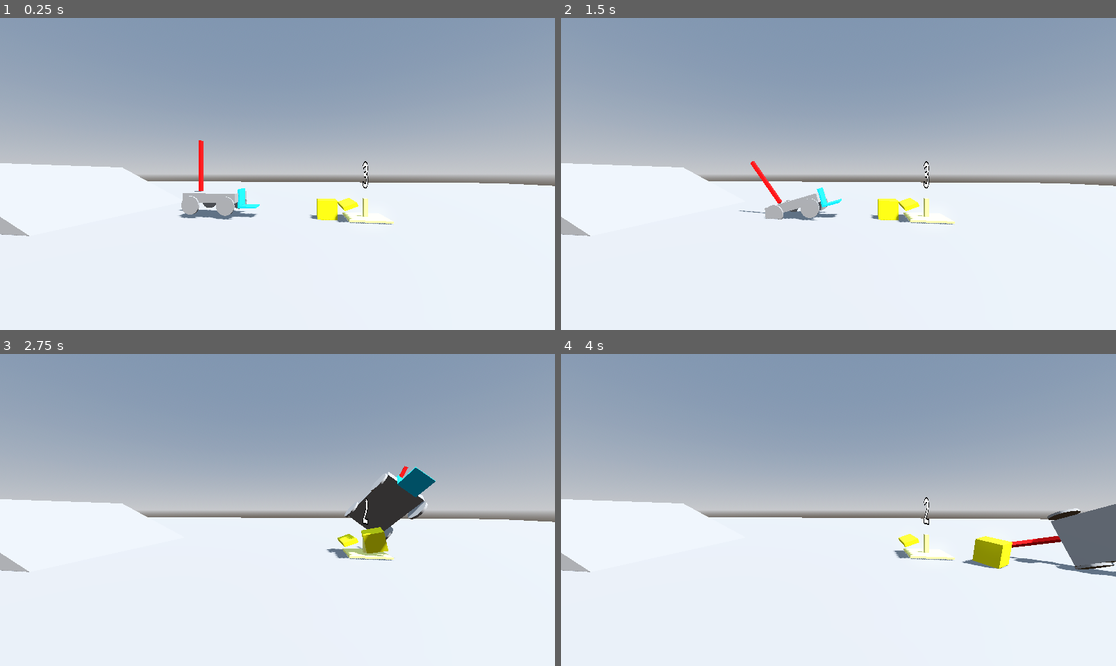
Above: before the commit, frames 1-4 (two rows, left to right).
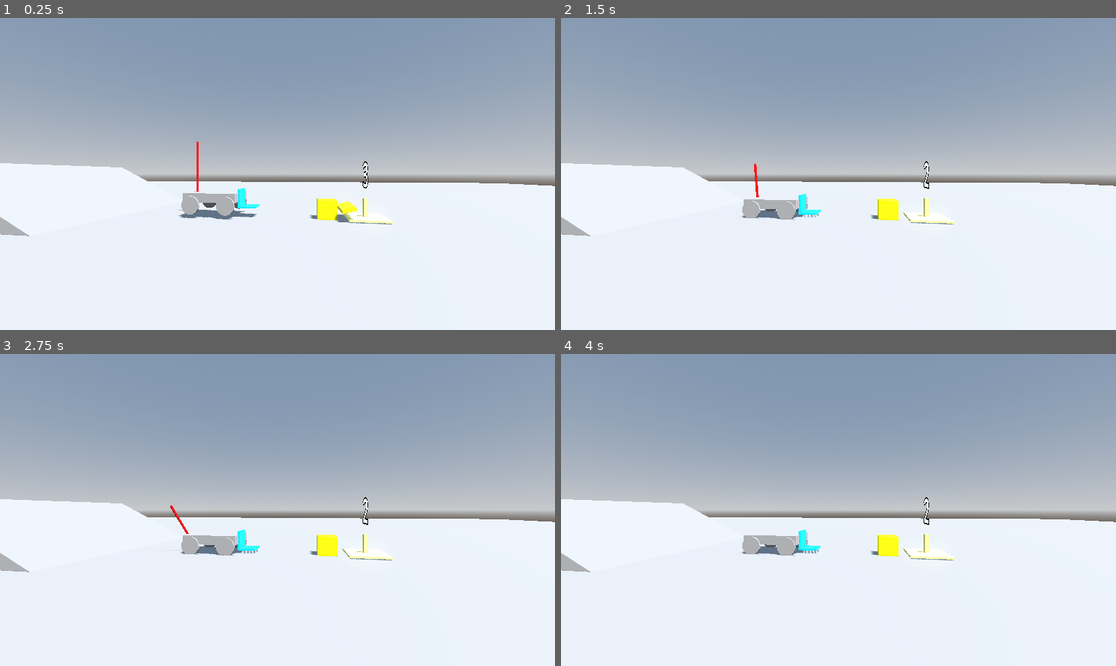
Above: after the commit, the same moments.

Repository: Shuflduf/Robotics-Sim
Game: Godot game, scene res://scenes/world.tscn
The game is run twice, just before and just after one commit, with the same random seed, the same clock (stepped at 60 frames per second) and the same inputs.
Inputs:
- Up to frame 1 (0.25 s): no input
- Up to frame 2 (1.5 s): no input
- Up to frame 3 (2.75 s): no input
- Up to frame 4 (4 s): no input

The runs differ from the first frame. In frame 1, 0.3% of the frame differs, in the area x 32-65%, y 39-66%; in frame 2, 1.2%; in frame 3, 3.4%; in frame 4, 4.1%, in the area x 32-100%, y 48-72%.
Error after the commit: Parse Error: Could not parse global class "Motor" from "res://scripts/motor.gd". (res://scripts/car.gd:5)

Commit message:
I FIXED EVRYE SINGLE BUG ON EARTH

Diff:
--- a/project.godot
+++ b/project.godot
@@ -21,3 +21,7 @@
 3d_physics/layer_2="Body"
 3d_physics/layer_3="Props"
 3d_physics/layer_4="Buttons"
+
+[physics]
+
+3d/physics_engine="JoltPhysics3D"
--- a/scenes/button.tscn
+++ b/scenes/button.tscn
@@ -18,6 +18,9 @@
 
 [sub_resource type="BoxShape3D" id="BoxShape3D_jdp1d"]
 size = Vector3(2, 0.1, 2)
+
+[sub_resource type="BoxShape3D" id="BoxShape3D_jd7nk"]
+size = Vector3(0.2, 1, 0.2)
 
 [sub_resource type="BoxShape3D" id="BoxShape3D_7iltm"]
 size = Vector3(1, 0.2, 1)
@@ -52,17 +55,9 @@
 [node name="CollisionShape3D" type="CollisionShape3D" parent="."]
 shape = SubResource("BoxShape3D_jdp1d")
 
-[node name="HingeJoint3D" type="HingeJoint3D" parent="."]
-transform = Transform3D(-4.37114e-08, 0, 1, 0, 1, 0, -1, 0, -4.37114e-08, 0, 1.3, 0)
-node_a = NodePath("..")
-node_b = NodePath("../ActualButton")
-angular_limit/enable = true
-angular_limit/upper = -0.174533
-angular_limit/lower = -0.523599
-angular_limit/bias = 0.99
-motor/enable = true
-motor/target_velocity = 1.5708
-motor/max_impulse = 10.0
+[node name="CollisionShape3D2" type="CollisionShape3D" parent="."]
+transform = Transform3D(1, 0, 0, 0, 1, 0, 0, 0, 1, 0, 0.5, 0)
+shape = SubResource("BoxShape3D_jd7nk")
 
 [node name="Area3D" type="Area3D" parent="."]
 transform = Transform3D(1, 0, 0, 0, 1, 0, 0, 0, 1, 0, 0, 0.5)
@@ -79,4 +74,13 @@
 font_size = 357
 outline_size = 57
 
+[node name="JoltGeneric6DOFJoint3D" type="JoltGeneric6DOFJoint3D" parent="."]
+angular_limit_x/lower = -0.436332
+angular_motor_x/enabled = true
+angular_motor_x/target_velocity = 0.872665
+angular_motor_x/max_torque = 3.0
+node_a = NodePath("..")
+node_b = NodePath("../ActualButton")
+transform = Transform3D(1, 0, 0, 0, 1, 0, 0, 0, 1, 0, 1, 0)
+
 [connection signal="body_entered" from="Area3D" to="." method="_on_area_3d_body_entered"]
--- a/scenes/car.tscn
+++ b/scenes/car.tscn
@@ -1,9 +1,10 @@
-[gd_scene load_steps=9 format=3 uid="uid://ggm3m6b1ejxq"]
+[gd_scene load_steps=10 format=3 uid="uid://ggm3m6b1ejxq"]
 
 [ext_resource type="Script" path="res://scripts/car.gd" id="1_6x1qd"]
 [ext_resource type="PackedScene" uid="uid://dtn6hmrw2qspb" path="res://scenes/wheelbase.tscn" id="2_8dx6b"]
 [ext_resource type="Material" uid="uid://b8ybdy8a758ni" path="res://assets/materials/cyan.tres" id="3_uvtuk"]
 [ext_resource type="PackedScene" uid="uid://cbo3hpr1cxxgu" path="res://scenes/motor.tscn" id="3_wx323"]
+[ext_resource type="Script" path="res://scripts/motor.gd" id="5_518rp"]
 
 [sub_resource type="BoxShape3D" id="BoxShape3D_6ejt0"]
 size = Vector3(2, 0.5, 3)
@@ -75,11 +76,16 @@
 unique_name_in_owner = true
 transform = Transform3D(1, 0, 0, 0, 1, 0, 0, 0, 1, 0, -0.3, 0.8)
 
-[node name="Motor" parent="." instance=ExtResource("3_wx323")]
-transform = Transform3D(1, 0, 0, 0, 1, 0, 0, 0, 1, 0, 2.08639, -1)
+[node name="MotorArm" parent="." instance=ExtResource("3_wx323")]
+transform = Transform3D(1, 0, 0, 0, 1, 0, 0, 0, 1, 0, 0.55, -1.2)
+mass = 0.2
 
-[node name="PinJoint3D" type="HingeJoint3D" parent="."]
-transform = Transform3D(-4.37114e-08, 0, -1, 0, 1, 0, 1, 0, -4.37114e-08, 0, 0.550008, -1)
+[node name="Motor" type="JoltGeneric6DOFJoint3D" parent="." node_paths=PackedStringArray("arm")]
+angular_limit_x/enabled = false
+angular_motor_x/enabled = true
+angular_motor_x/max_torque = 20.0
 node_a = NodePath("..")
-node_b = NodePath("../Motor")
-params/bias = 0.99
+node_b = NodePath("../MotorArm")
+transform = Transform3D(1, 0, 0, 0, 1, 0, 0, 0, 1, 0, 0.55, -1.2)
+script = ExtResource("5_518rp")
+arm = NodePath("../MotorArm")
--- a/scenes/motor.tscn
+++ b/scenes/motor.tscn
@@ -1,24 +1,24 @@
-[gd_scene load_steps=5 format=3 uid="uid://cbo3hpr1cxxgu"]
+[gd_scene load_steps=4 format=3 uid="uid://cbo3hpr1cxxgu"]
 
-[ext_resource type="Script" path="res://scripts/motor.gd" id="1_p4ueg"]
 [ext_resource type="Material" uid="uid://bjd0o5402k21y" path="res://assets/materials/red.tres" id="2_stq5d"]
 
 [sub_resource type="BoxShape3D" id="BoxShape3D_0j2do"]
-size = Vector3(0.2, 3, 0.2)
+size = Vector3(0.1, 3, 0.1)
 
 [sub_resource type="BoxMesh" id="BoxMesh_xbrbo"]
-size = Vector3(0.2, 3, 0.2)
+size = Vector3(0.1, 3, 0.1)
 
 [node name="Motor" type="RigidBody3D"]
 collision_layer = 2
 collision_mask = 13
-script = ExtResource("1_p4ueg")
+mass = 0.1
 metadata/_edit_group_ = true
 
 [node name="CollisionShape3D" type="CollisionShape3D" parent="."]
-transform = Transform3D(1, 0, 0, 0, 0.999997, 0, 0, 0, 0.999997, 0, 0, 0)
+transform = Transform3D(1, 0, 0, 0, 0.999997, 0, 0, 0, 0.999997, 0, 1.5, 0)
 shape = SubResource("BoxShape3D_0j2do")
 
 [node name="MeshInstance3D" type="MeshInstance3D" parent="."]
+transform = Transform3D(1, 0, 0, 0, 1, 0, 0, 0, 1, 0, 1.5, 0)
 material_override = ExtResource("2_stq5d")
 mesh = SubResource("BoxMesh_xbrbo")
--- a/scripts/car.gd
+++ b/scripts/car.gd
@@ -23,25 +23,26 @@
 	pickup_pos.position = NORMAL_PICKUP_POS if normal_pickup else FAR_PICKUP_POS
 
 	await timer(1)
-	#await move(20, 2)
-	#await grab()
-	#await move(-20, 2)
-	#await stop(100)
-	#await turn(DIRECTION.Right, 5, 1)
-	#await let_go(30)
-	#await move(15, 3)
-	#await stop(50)
-	#await grab()
-	#await turn(DIRECTION.Left, 50, 2.2)
-	#await move(-20, 2.5)
-	#await stop(20)
-	#await turn(DIRECTION.Right, 5, 2.2)
-	#await move(-10, 0.5)
-	#await stop(20)
-	#for i in 3:
-		#brake = 100
-		#await push_down()
-	#brake = 0
+	await move(20, 2)
+	await grab()
+	await move(-20, 2)
+	await stop(100)
+	await turn(DIRECTION.Right, 5, 1)
+	await let_go(30)
+	await move(15, 3.5)
+	await stop(20)
+	await grab()
+	await turn(DIRECTION.Left, 50, 2.2)
+	await move(-20, 2.5)
+	await stop(20)
+	await turn(DIRECTION.Right, 5, 2.2)
+	await move(-10, 1)
+	await stop(20)
+	for i in 3:
+		brake = 100
+		await push_down()
+	brake = 0
+	await let_go(100)
 	await move(300, 10)
 
 func grab():
@@ -71,8 +72,14 @@
 		remove_child(held_item)
 		get_tree().root.get_child(0).add_child(held_item)
 		held_item.global_transform = temp_pos
-		held_item.apply_impulse((Vector3.FORWARD.rotated(\
-			Vector3.UP, deg_to_rad(global_rotation_degrees.y + 180)) * force) + Vector3.UP * force / 10)
+		var impulse = func(object : RigidBody3D, forward := true):
+			var dir = 180 if forward else 0
+			object.apply_impulse((Vector3.FORWARD.rotated(\
+			Vector3.UP, deg_to_rad(global_rotation_degrees.y + dir)) * force)\
+			+ Vector3.UP * force / 10)
+
+		impulse.call(held_item)
+		impulse.call(self, false)
 
 		held_item = null
 	await timer(0.5)
@@ -80,9 +87,9 @@
 
 func push_down():
 	motor.run(60)
-	await get_tree().create_timer(1.5).timeout
+	await timer(1.5)
 	motor.run(-60)
-	await get_tree().create_timer(0.8).timeout
+	await timer(0.8)
 	motor.run(0)
 	await timer(0.5)
 	return
@@ -95,8 +102,12 @@
 	if held_item != null:
 		held_item.freeze = false
 		held_item.position = held_item.global_position
-		held_item.apply_impulse((Vector3.FORWARD.rotated(\
-			Vector3.UP, deg_to_rad(global_rotation_degrees.y + 180)) * force) + Vector3.UP * force / 10)
+		var impulse = func(forward := true):
+				apply_impulse((Vector3.FORWARD.rotated(Vector3.UP, \
+				deg_to_rad(global_rotation_degrees.y + (180 if forward else -180))) * force)\
+				+ Vector3.UP * force / 10)
+		held_item.impulse.call()
+		self.impulse.call()
 		remove_child(held_item)
 		get_tree().root.get_child(0).add_child(held_item)
 		held_item = null
--- a/scripts/motor.gd
+++ b/scripts/motor.gd
@@ -1,11 +1,13 @@
 class_name Motor
-extends RigidBody3D
+extends JoltGeneric6DOFJoint3D
 
-func run(_speed: float):
-	return
+#@onready var motor = $Motor
+@export var arm : RigidBody3D
+
+func run(speed: float):
 	#if speed == 0:
-		#rigid_body.freeze = true
+		#arm.freeze = true
 		#return
 	#else:
-		#rigid_body.freeze = false
-	#joint.set_param(HingeJoint3D.PARAM_MOTOR_TARGET_VELOCITY, deg_to_rad(speed))
+		#arm.freeze = false
+	set_param_x(JoltGeneric6DOFJoint3D.PARAM_ANGULAR_MOTOR_TARGET_VELOCITY, speed / 30)
Not shown, added: addons/godot-jolt/LICENSE.txt
Not shown, added: addons/godot-jolt/THIRDPARTY.txt
Not shown: 1 places in scenes/button.tscn that only renumber resources
Not shown, added: addons/godot-jolt/android/libgodot-jolt_android-arm32.so
Not shown, added: addons/godot-jolt/android/libgodot-jolt_android-arm32_editor.so
Not shown, added: addons/godot-jolt/android/libgodot-jolt_android-arm64.so
Not shown, added: addons/godot-jolt/android/libgodot-jolt_android-arm64_editor.so
Not shown, added: addons/godot-jolt/android/libgodot-jolt_android-x64.so
Not shown, added: addons/godot-jolt/android/libgodot-jolt_android-x64_editor.so
Not shown, added: addons/godot-jolt/android/libgodot-jolt_android-x86.so
Not shown, added: addons/godot-jolt/android/libgodot-jolt_android-x86_editor.so
Not shown, added: addons/godot-jolt/godot-jolt.gdextension
(and 19 more such lines)
